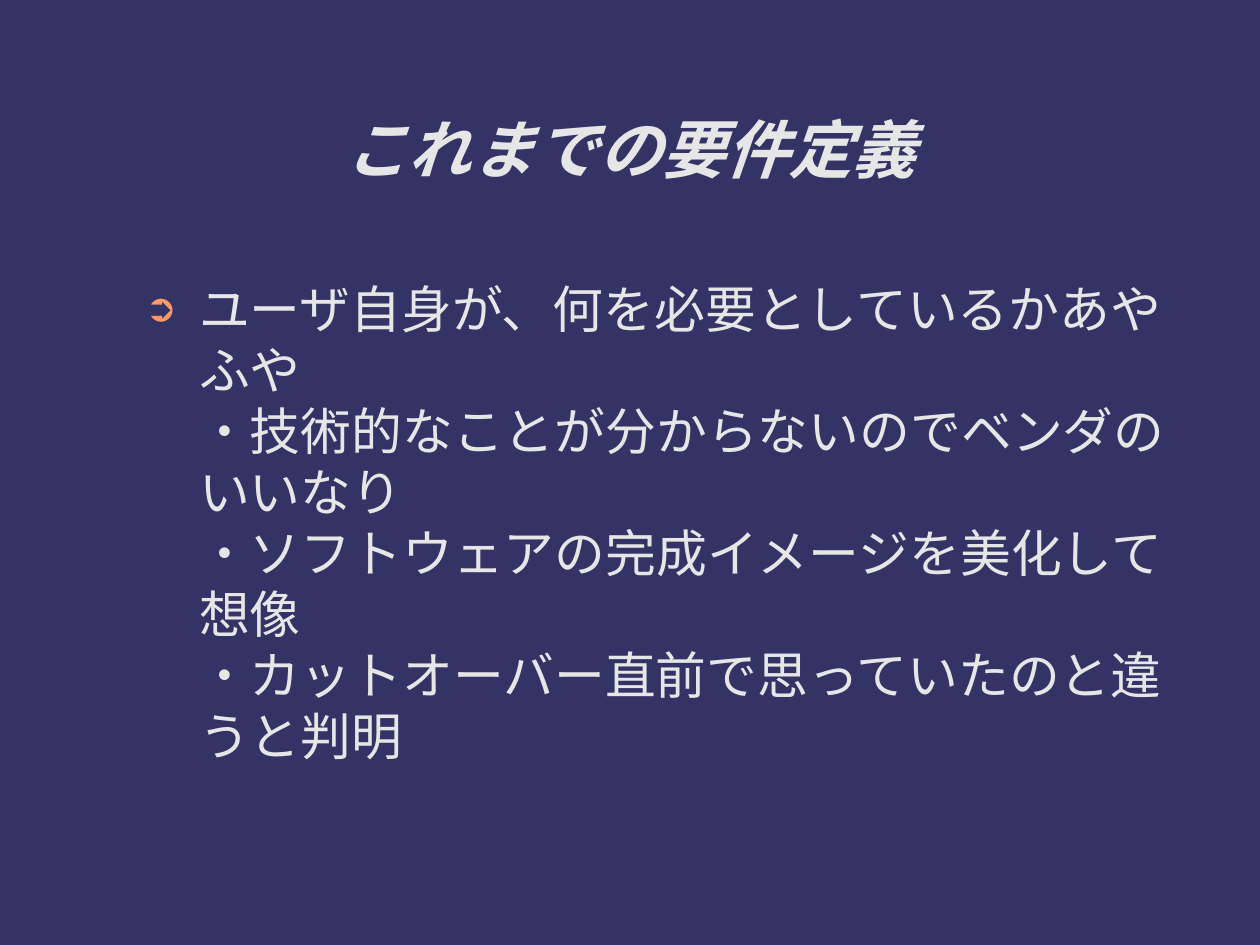
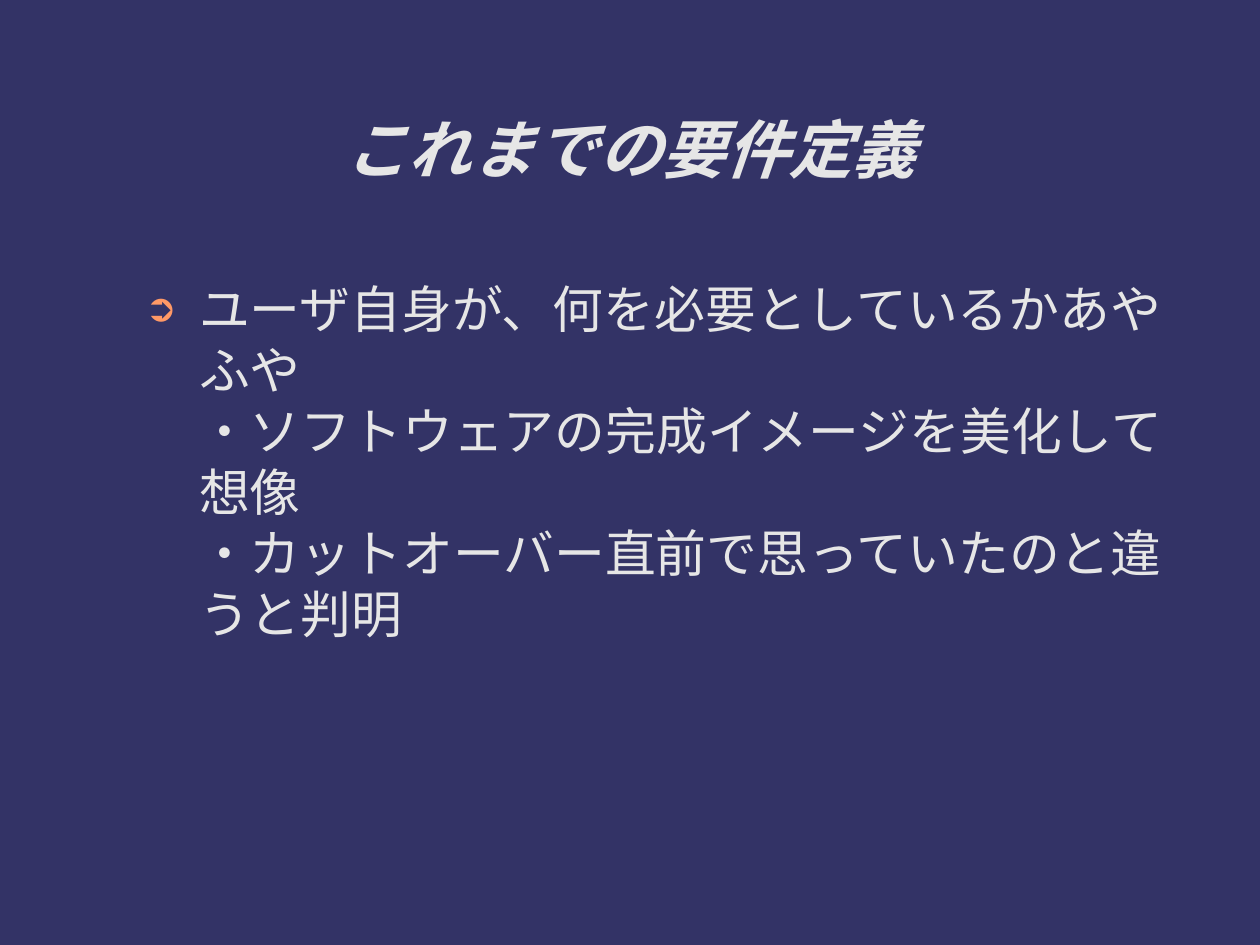
Before and after one commit to ichylinux/daddy, a slide deck: slide 4 of doc/concept.odp. Drawn at 1260x945 pixels with LibreOffice and Linux fonts; fonts in the diff are those of the drawing. Boxes give left, top, right and bottom in pixels: in the first picture for what was removed or moved away, otherwise in the second. Text is boxed around its words. In the diff, an @@ line names an element or a change of style, - is before the commit and + after.

```diff
--- a/doc/concept.odp
+++ b/doc/concept.odp
@@ text at (199,285,1162,637): text changed @@
-➲ ユーザ自身が、何を必要としているかあやふや
-  ・技術的なことが分からないのでベンダのいいなり
-  ・ソフトウェアの完成イメージを美化して想像
-  ・カットオーバー直前で思っていたのと違うと判明
+➲ ユーザ自身が、何を必要としているかあやふや
+  ・ソフトウェアの完成イメージを美化して想像
+  ・カットオーバー直前で思っていたのと違うと判明
```
Also in this commit, not shown: 7 other slides changed.
